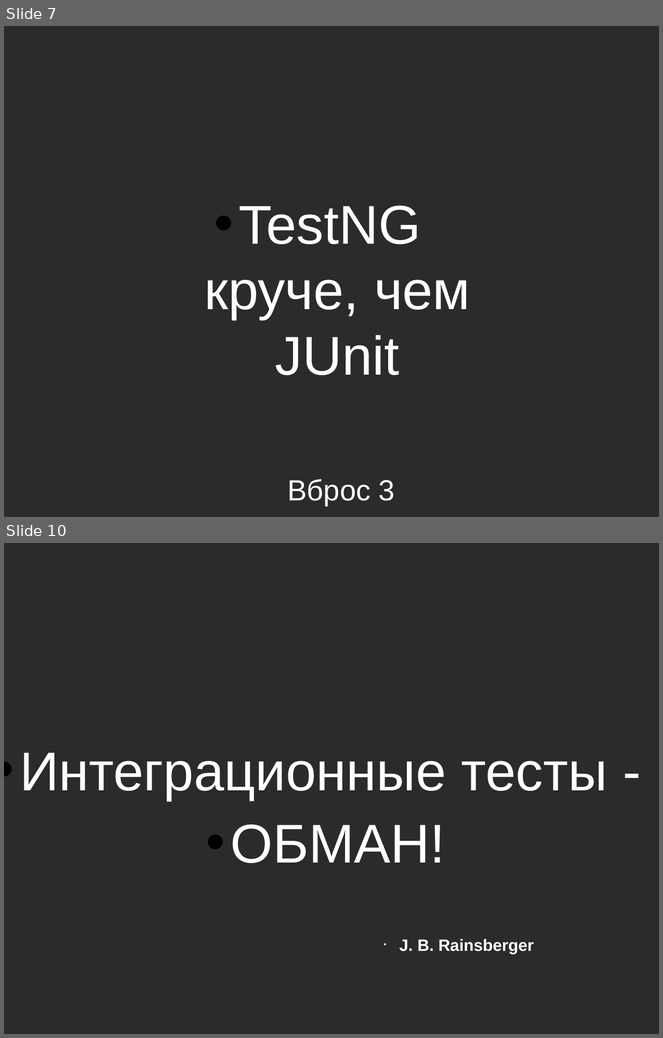
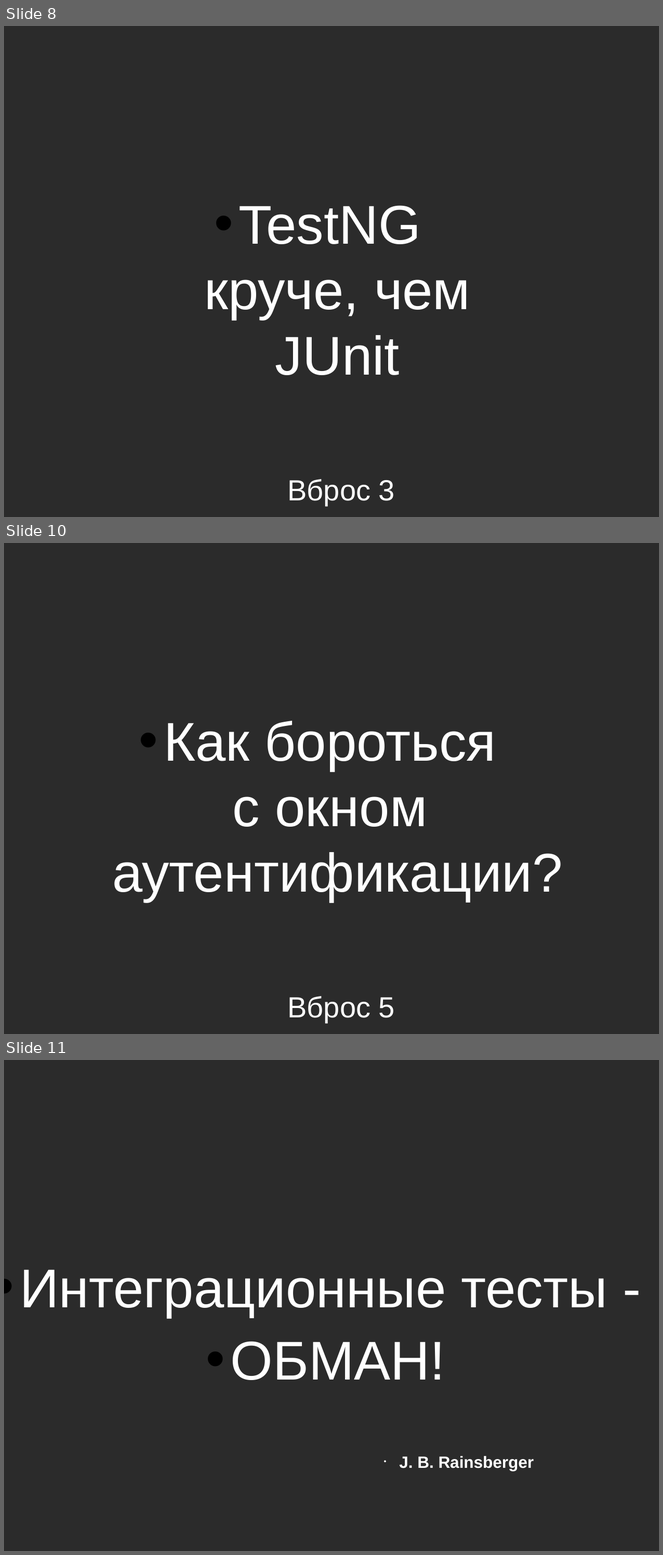
Before and after one commit to asolntsev/presentations, a slide deck: ui-tests/the_fast_and_the_continuous.seleniumcamp2014.odp. Shown one above the other, each under a label of ours: slides 7 and 10 before the commit, slides 8, 10 and 11 after it; the slides between them are not shown. The pictures are 663x1038 and 663x1555 pixels, drawn with LibreOffice and Linux fonts; fonts in the diff are those of the drawing; background and template pictures are left out; a plain dark background stands for a picture behind light text. Boxes give left, top, right and bottom in pixels: in the first picture for what was removed or moved away, otherwise in the second. Text is boxed around its words. In the diff, an @@ line names an element or a change of style, - is before the commit and + after.

```diff
--- a/ui-tests/the_fast_and_the_continuous.seleniumcamp2014.odp
+++ b/ui-tests/the_fast_and_the_continuous.seleniumcamp2014.odp
@@ slide 10 added at (4, 543, 659, 1034), background picture (left out) @@
@@ text added at (112, 721, 563, 902), 60 pt, text #FFFFFF @@
+• Как бороться
+  с окном
+  аутентификации?
@@ title added at (288, 996, 395, 1023), 32 pt, text #FFFFFF @@
+Вброс 5
@@ what was slide 7 is now slide 8 @@
@@ what was slide 10 is now slide 11 @@
```
Also in this commit, not shown: 6 slides changed, 21 other slides added, 3 slides removed.
